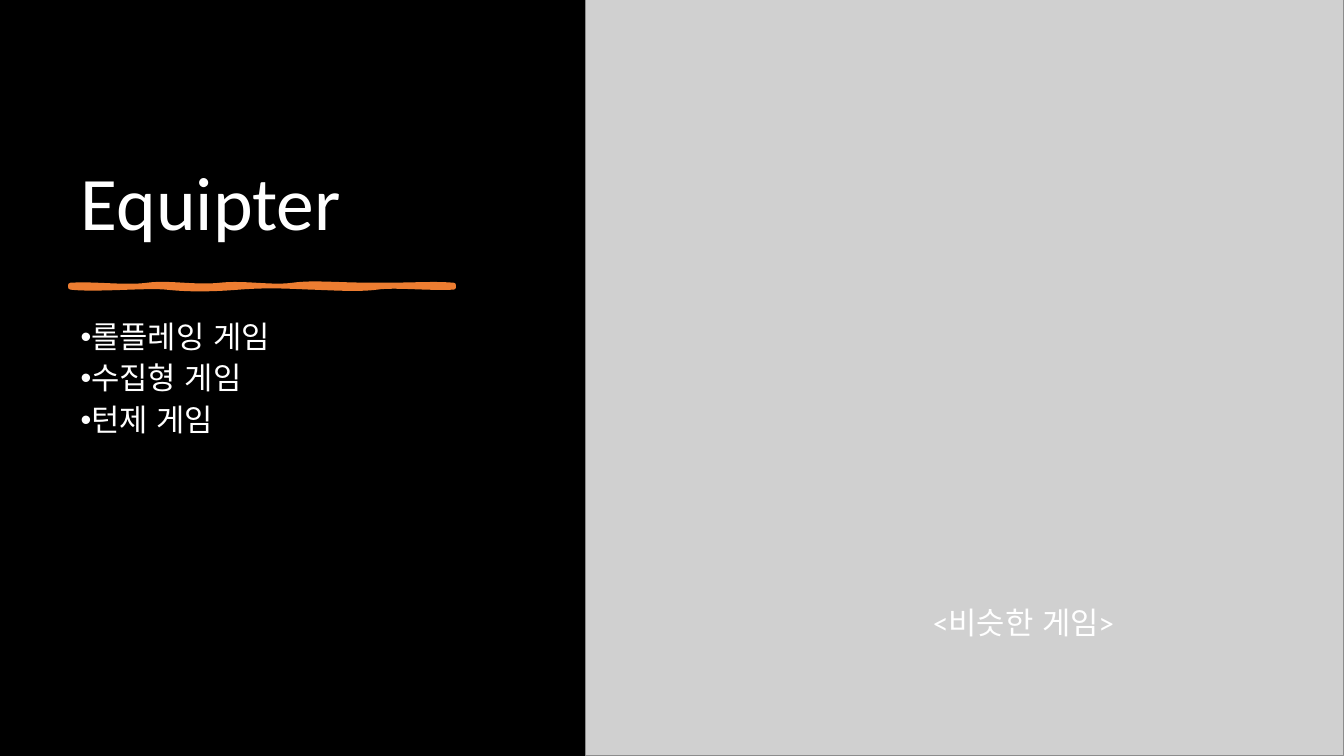
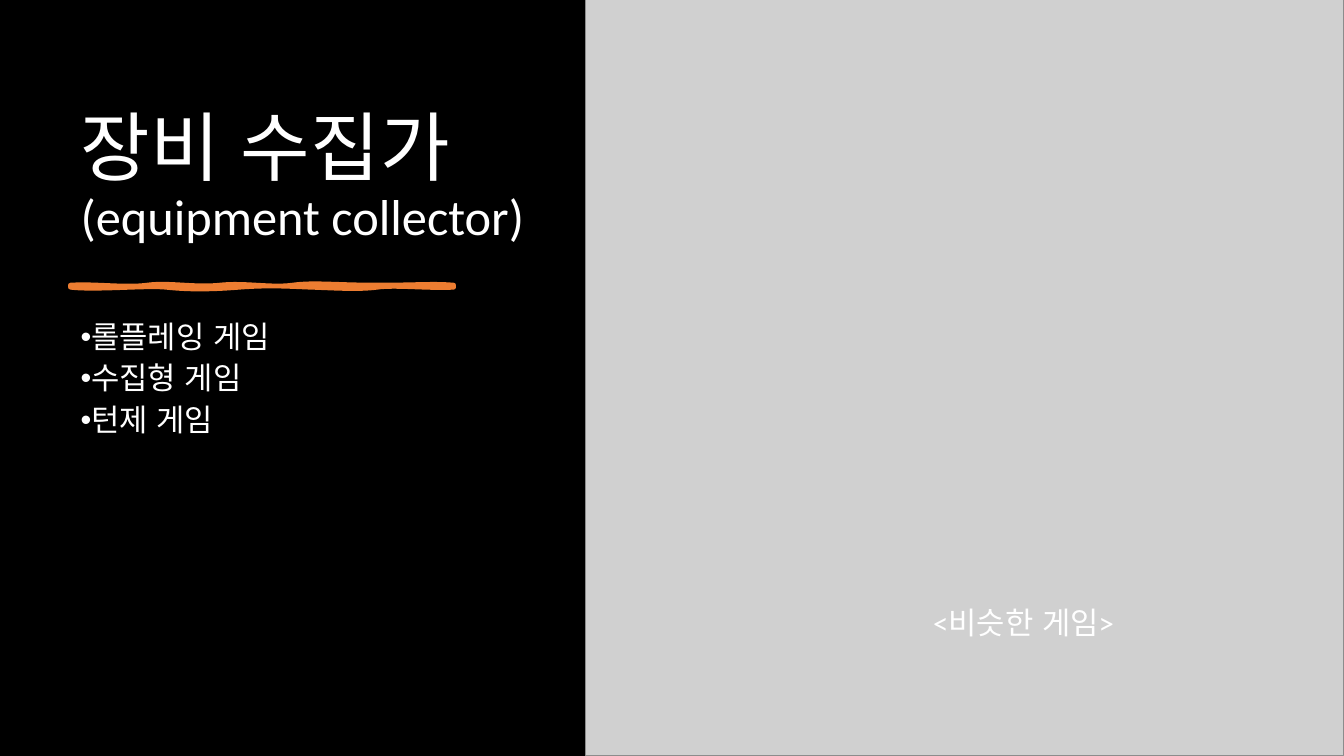
Before and after one commit to EndWish/SPGP_TermProject, a slide deck: slide 2 of 스마트폰 게임 프로그래밍프로젝트 기획.pptx. Drawn at 1344x756 pixels with LibreOffice and Linux fonts; fonts in the diff are those of the drawing; grey boxes stand for pictures. Boxes give left, top, right and bottom in pixels: in the first picture for what was removed or moved away, otherwise in the second. Text is boxed around its words. In the diff, an @@ line names an element or a change of style, - is before the commit and + after.

Commit message:
프로젝트 이름 수정 및 1차 발표 링크 추가
프로젝트 이름 수정 Equipter -> equipment collector
1차 발표 영상 링크 추가 : https://youtu.be/sNvB-zUBuz4

```diff
--- a/스마트폰 게임 프로그래밍프로젝트 기획.pptx
+++ b/스마트폰 게임 프로그래밍프로젝트 기획.pptx
@@ title at [81, 112, 524, 243]: text changed; size 54 to 36 pt @@
-Equipter
+장비 수집가
+(equipment collector)
```
Also in this commit, not shown: 2 other files.
